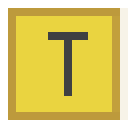
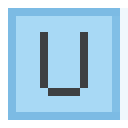
Layered file, before and after one edit (128×128). Changes by layer:
hid "T" over [48, 32, 88, 96]
added layer "U" above "C" over [40, 32, 88, 96]
hid "type parameter backgroud" over [8, 8, 128, 120]
showed "class background" over [8, 8, 128, 120]
